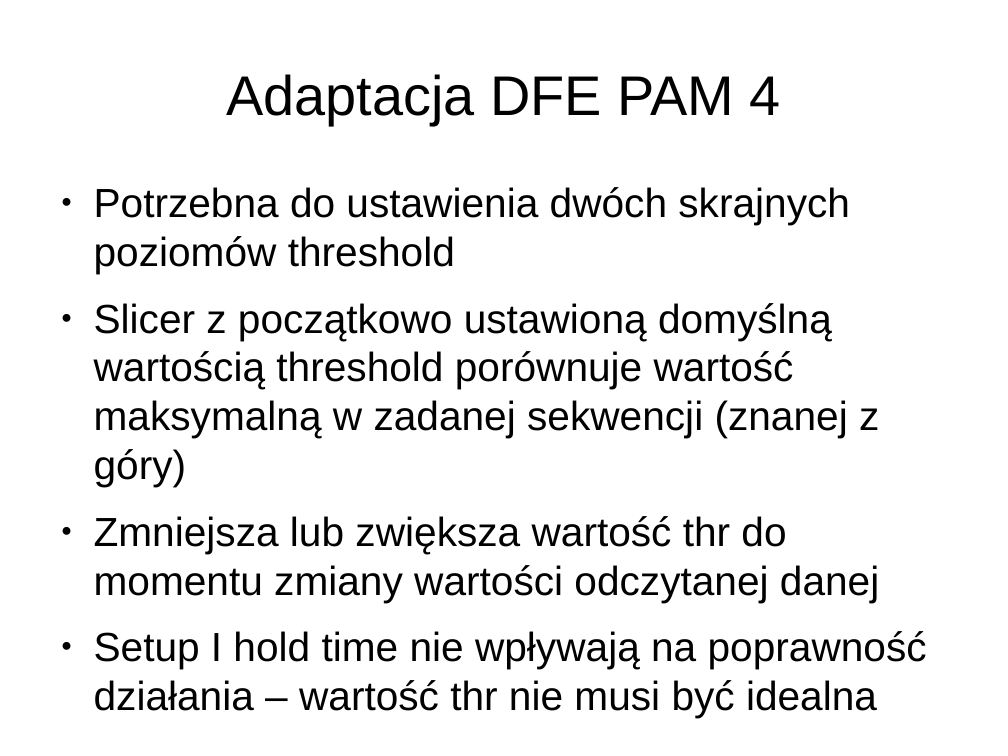
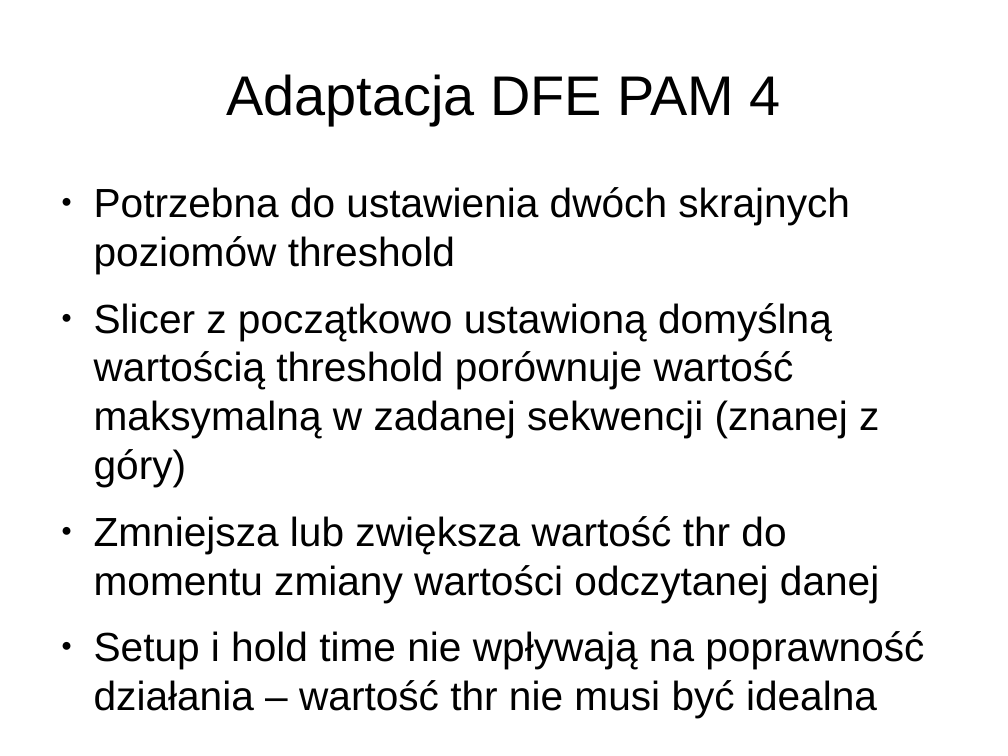
Before and after one commit to joannabp/ProjektSynopsys, a slide deck: slide 34 of Untitled 1.odp (slide 23 before the commit). Drawn at 1008x756 pixels with LibreOffice and Linux fonts; fonts in the diff are those of the drawing. Boxes give left, top, right and bottom in pixels: in the first picture for what was removed or moved away, otherwise in the second. Text is boxed around its words. In the diff, an @@ line names an element or a change of style, - is before the commit and + after.

```diff
--- a/Untitled 1.odp
+++ b/Untitled 1.odp
@@ text at (x1=94, y1=631, x2=924, y2=718): text changed @@
-● Setup I hold time nie wpływają na poprawność działania – wartość thr nie musi być idealna
+● Setup i hold time nie wpływają na poprawność działania – wartość thr nie musi być idealna
```
Also in this commit, not shown: 5 other slides changed, 11 slides added, 1 other file.
